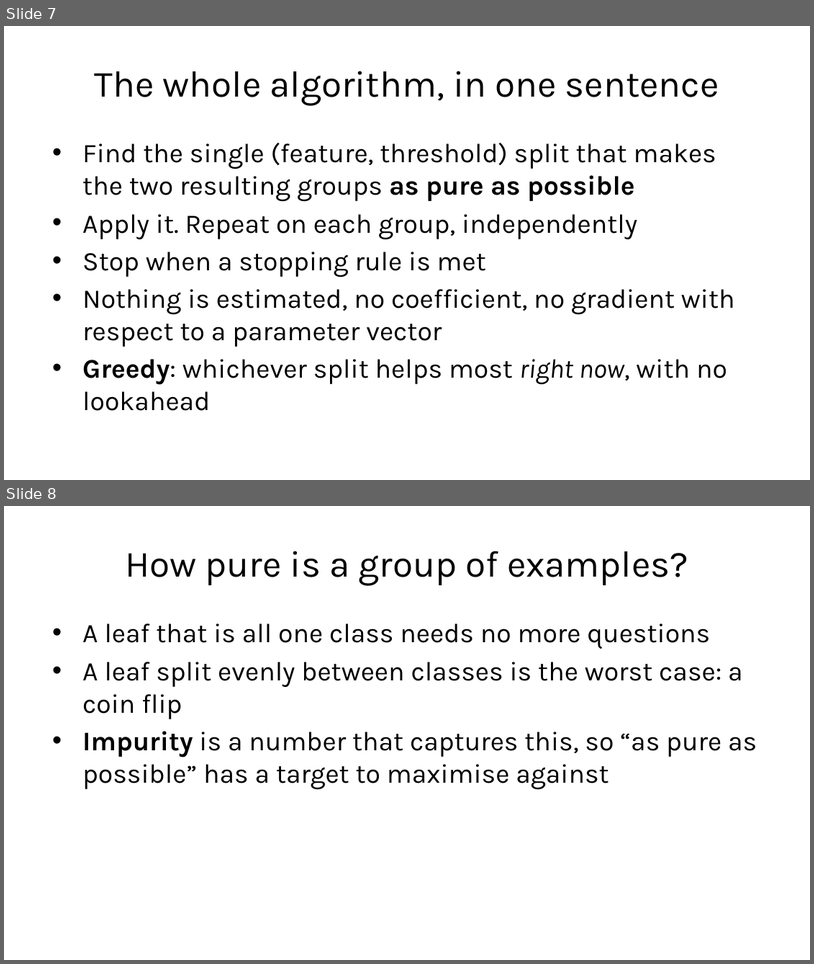
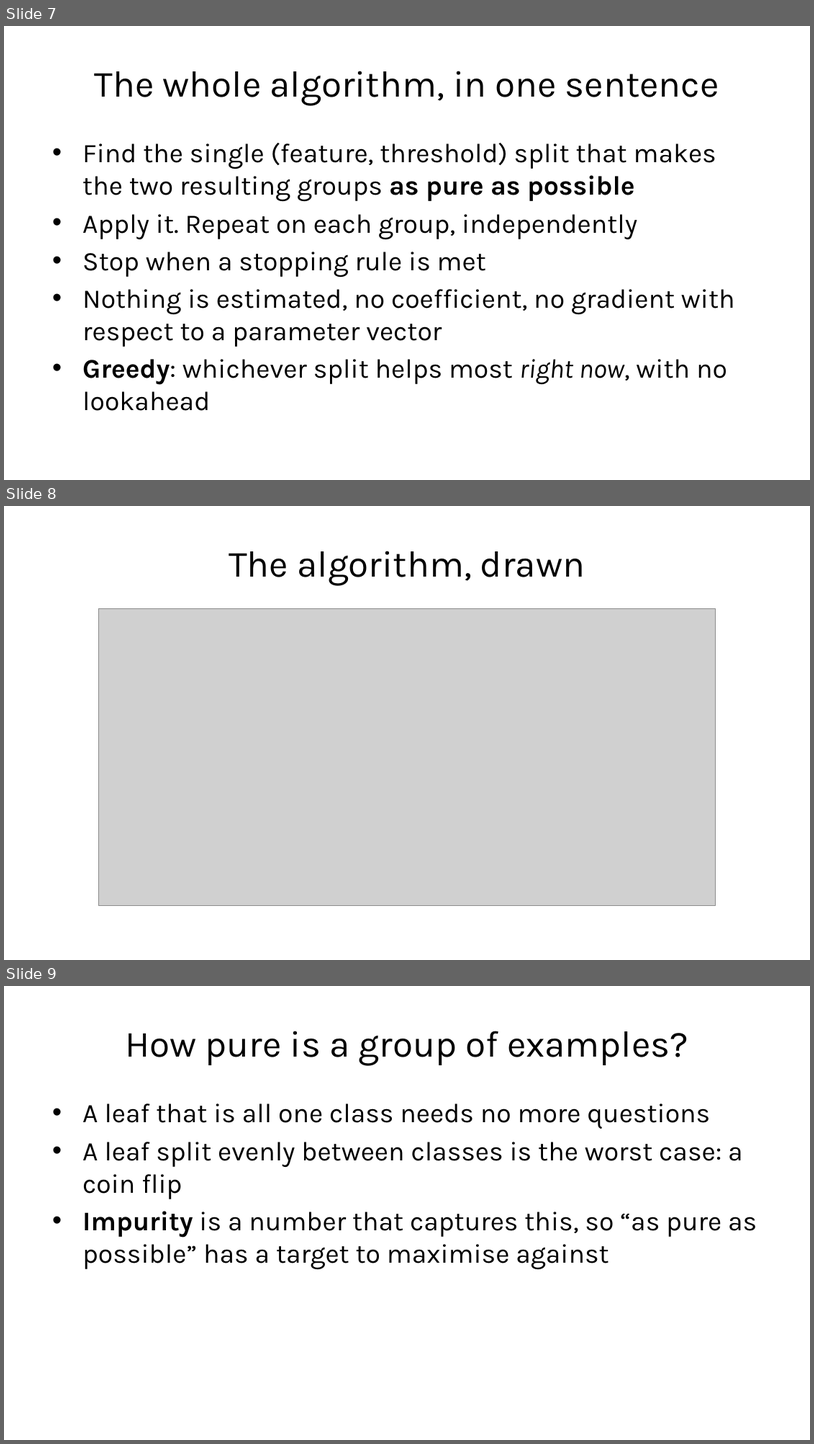
Before and after one commit to fabioantonini/technologies-for-artificial-intelligence, a slide deck: Lessons/07_trees_and_ensembles/Slides/trees_and_ensembles_slides.pptx. Shown one above the other, each under a label of ours: slides 7 and 8 before the commit, slides 7, 8 and 9 after it. The pictures are 814x964 and 814x1444 pixels, drawn with LibreOffice and Linux fonts; fonts in the diff are those of the drawing; grey boxes stand for pictures; background and template pictures are left out. Boxes give left, top, right and bottom in pixels: in the first picture for what was removed or moved away, otherwise in the second. Text is boxed around its words. In the diff, an @@ line names an element or a change of style, - is before the commit and + after.

```diff
--- a/Lessons/07_trees_and_ensembles/Slides/trees_and_ensembles_slides.pptx
+++ b/Lessons/07_trees_and_ensembles/Slides/trees_and_ensembles_slides.pptx
@@ slide 8 added at (x1=4, y1=506, x2=810, y2=960), background #FFFFFF @@
@@ title added at (x1=229, y1=551, x2=585, y2=585), 33 pt, text #1A1A1A @@
+The algorithm, drawn
@@ picture added at (x1=98, y1=609, x2=715, y2=905) @@
@@ what was slide 8 is now slide 9 @@
```
Also in this commit, not shown: 6 other files.
